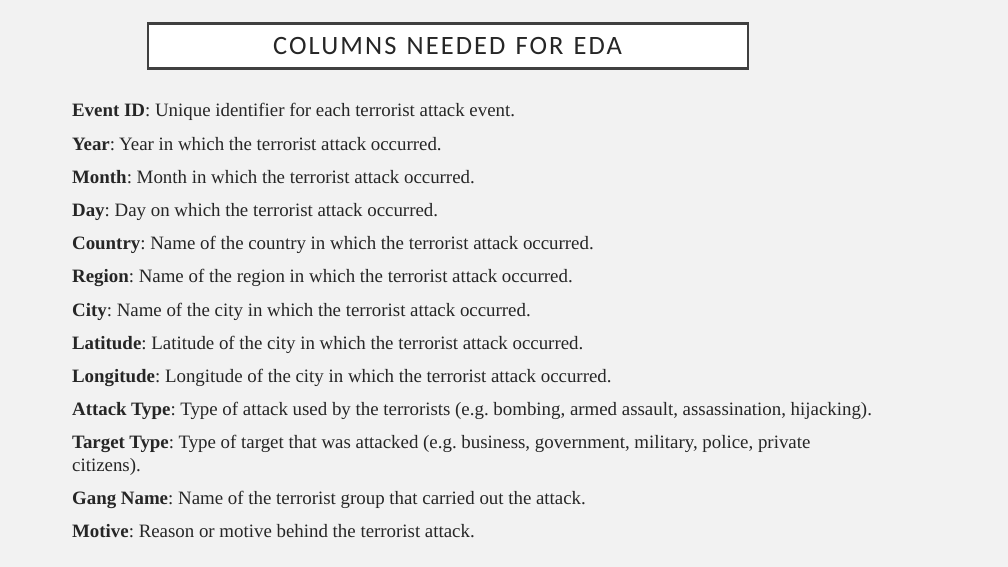
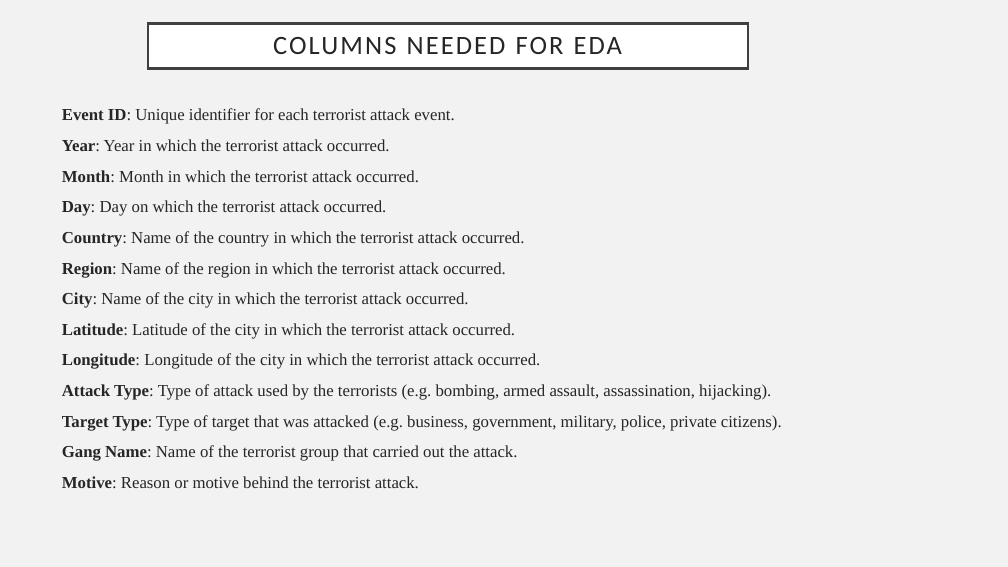
Before and after one commit to gokulrajar15/Global-Terrorism-Analysis-Using-Power-BI, a slide deck: slide 4 of ppt.pptx. Drawn at 1008x567 pixels with LibreOffice and Linux fonts; fonts in the diff are those of the drawing. Boxes give left, top, right and bottom in pixels: in the first picture for what was removed or moved away, otherwise in the second. Text is boxed around its words. In the diff, an @@ line names an element or a change of style, - is before the commit and + after.

```diff
--- a/ppt.pptx
+++ b/ppt.pptx
@@ text "Event ID: Unique identifier for ...": place and size @@
-text "Event ID: Unique identifier for ..." at <box>72,102,872,538</box>
+text "Event ID: Unique identifier for ..." at <box>62,108,782,488</box>
@@ text "Event ID: Unique identifier for ..." at <box>62,108,782,488</box>: size 18 to 16 pt @@
```
Also in this commit, not shown: 6 other slides changed, 1 slide removed, 2 other files.
